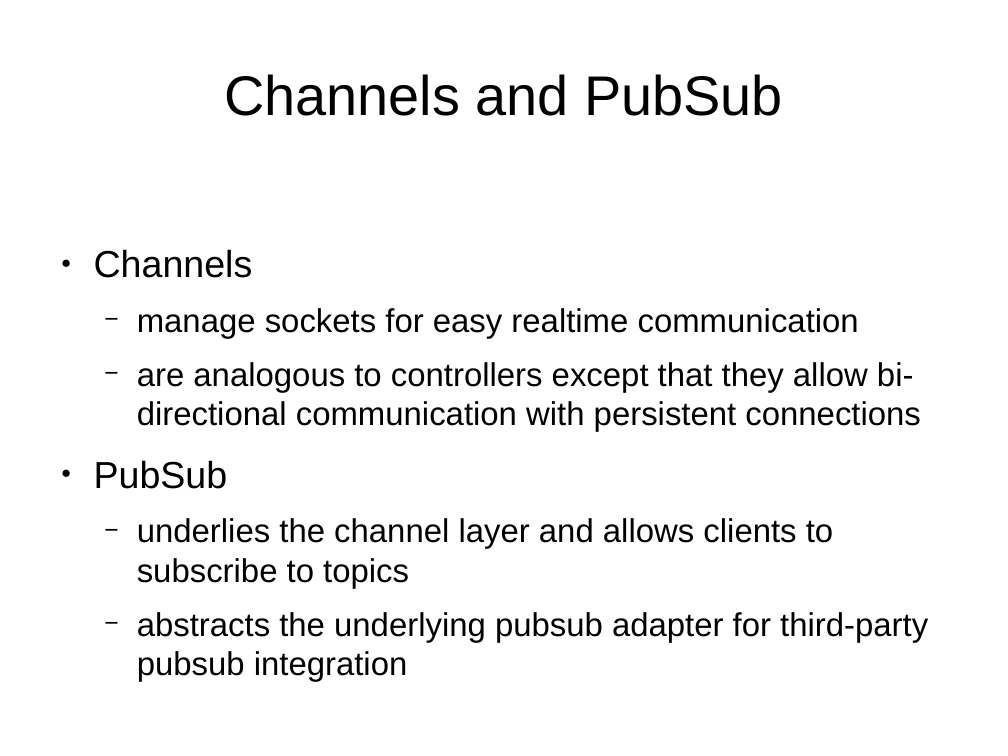
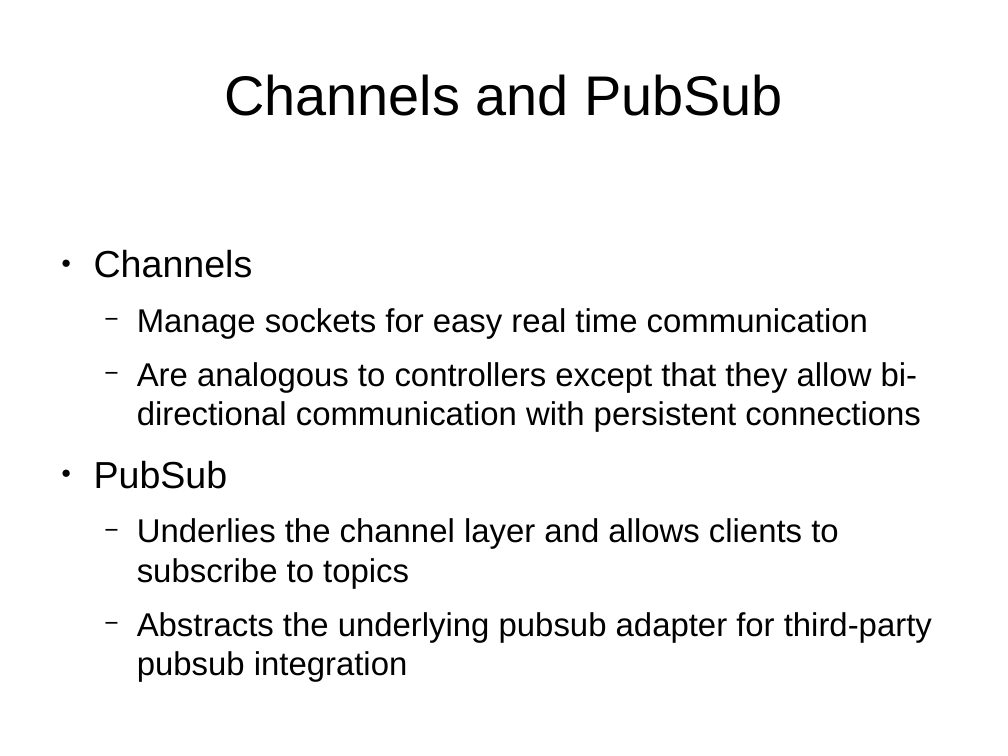
Before and after one commit to ramortegui/talks, a slide deck: slide 15 of odps/working_with_phoenix.odp. Drawn at 1008x756 pixels with LibreOffice and Linux fonts; fonts in the diff are those of the drawing. Boxes give left, top, right and bottom in pixels: in the first picture for what was removed or moved away, otherwise in the second. Text is boxed around its words. In the diff, an @@ line names an element or a change of style, - is before the commit and + after.

```diff
--- a/odps/working_with_phoenix.odp
+++ b/odps/working_with_phoenix.odp
@@ text at box(137, 308, 921, 432): text changed @@
-  − manage sockets for easy realtime communication
-  − are analogous to controllers except that they allow bi-directional communication with persistent connections
+  − Manage sockets for easy real time communication
+  − Are analogous to controllers except that they allow bi-directional communication with persistent connections
@@ text at box(137, 518, 932, 682): text changed @@
-  − underlies the channel layer and allows clients to subscribe to topics
-  − abstracts the underlying pubsub adapter for third-party pubsub integration
+  − Underlies the channel layer and allows clients to subscribe to topics
+  − Abstracts the underlying pubsub adapter for third-party pubsub integration
```
Also in this commit, not shown: 18 other slides changed, 1 slide added, 1 slide removed.
